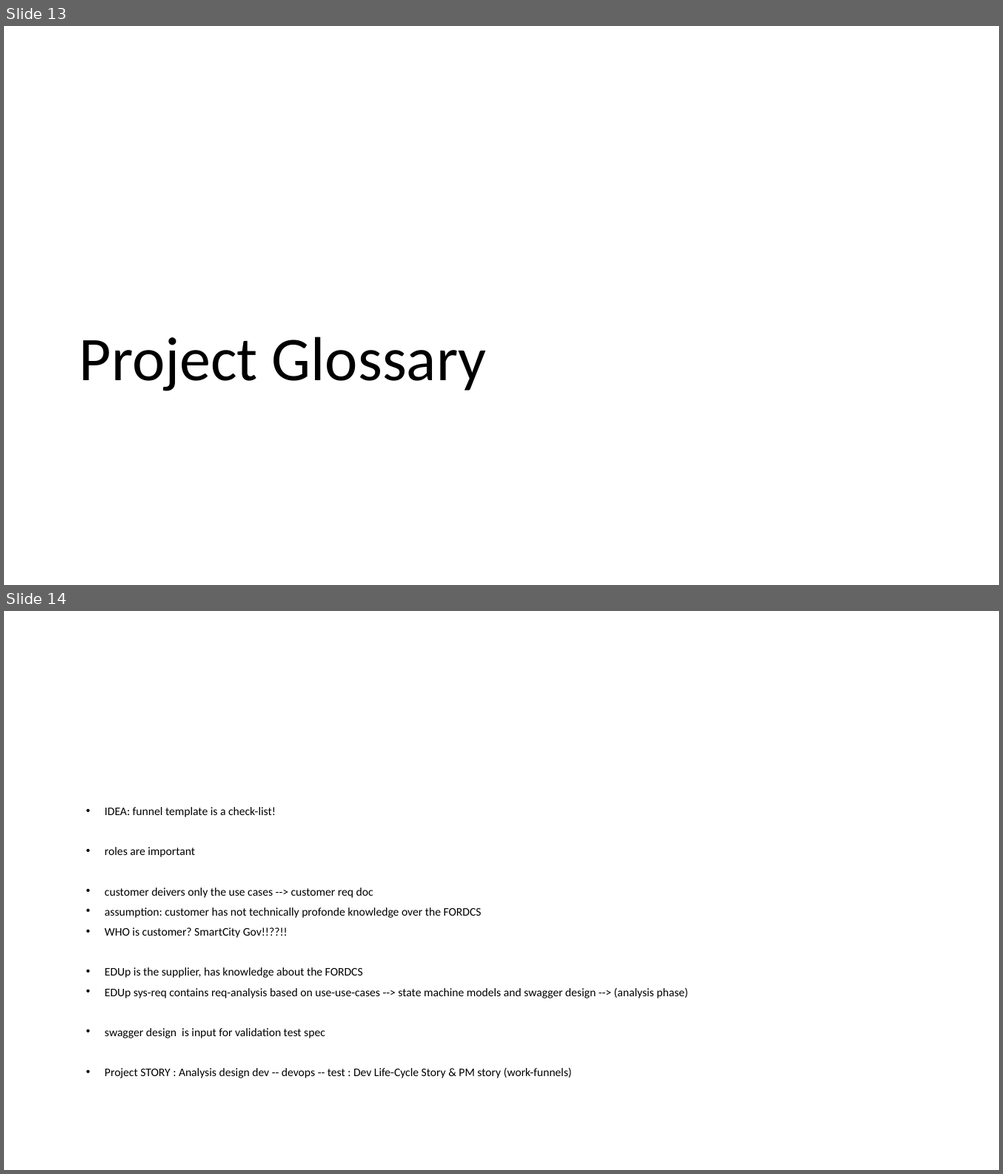
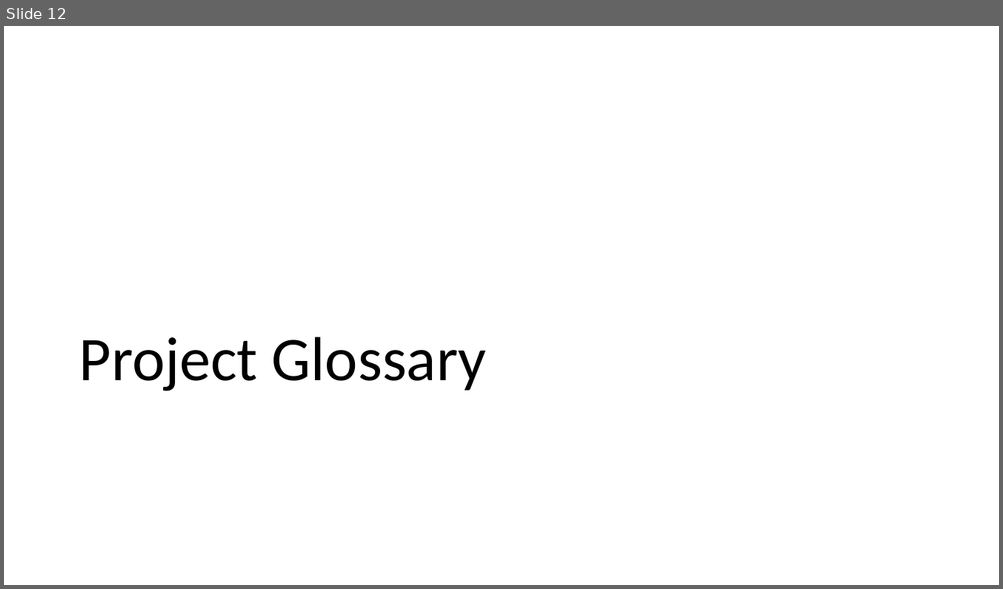
Before and after one commit to karacankos/smarthome-fordcs, a slide deck: fordcs-docs/EDUp FORDCS-V1.0 Project-v2022.04/1_EDUp FORDCS-V1.0 Planning.v2022.04.pptx. Shown one above the other, each under a label of ours: slides 13 and 14 before the commit, slide 12 after it. The pictures are 1003x1174 and 1003x589 pixels, drawn with LibreOffice and Linux fonts; fonts in the diff are those of the drawing. Boxes give left, top, right and bottom in pixels: in the first picture for what was removed or moved away, otherwise in the second. Text is boxed around its words. In the diff, an @@ line names an element or a change of style, - is before the commit and + after.

```diff
--- a/fordcs-docs/EDUp FORDCS-V1.0 Project-v2022.04/1_EDUp FORDCS-V1.0 Planning.v2022.04.pptx
+++ b/fordcs-docs/EDUp FORDCS-V1.0 Project-v2022.04/1_EDUp FORDCS-V1.0 Planning.v2022.04.pptx
@@ slide 14 removed at box(4, 611, 999, 1170), background #FFFFFF @@
@@ text removed at box(105, 807, 688, 1079) @@
-• IDEA: funnel template is a check-list!
-• roles are important
-• customer deivers only the use cases --> customer req doc
-• assumption: customer has not technically profonde knowledge over the FORDCS
-• WHO is customer? SmartCity Gov!!??!!
-• EDUp is the supplier, has knowledge about the FORDCS
-• EDUp sys-req contains req-analysis based on use-use-cases --> state machine models and swagger design --> (analysis phase)
-• swagger design is input for validation test spec
-• Project STORY : Analysis design dev -- devops -- test : Dev Life-Cycle Story & PM story (work-funnels)
@@ what was slide 13 is now slide 12 @@
```
Also in this commit, not shown: 6 slides changed, 1 slide added, 3 other slides removed, 3 other files.
